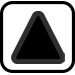
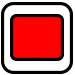
Layered file, before and after one edit (75 × 75). Changes by layer:
removed layer "spike" over [11, 11, 65, 64]
added layer "Rectangle 2" above "Rectangle 1" over [10, 14, 64, 61]
painted on "Rectangle 1" over [0, 1, 75, 74]
